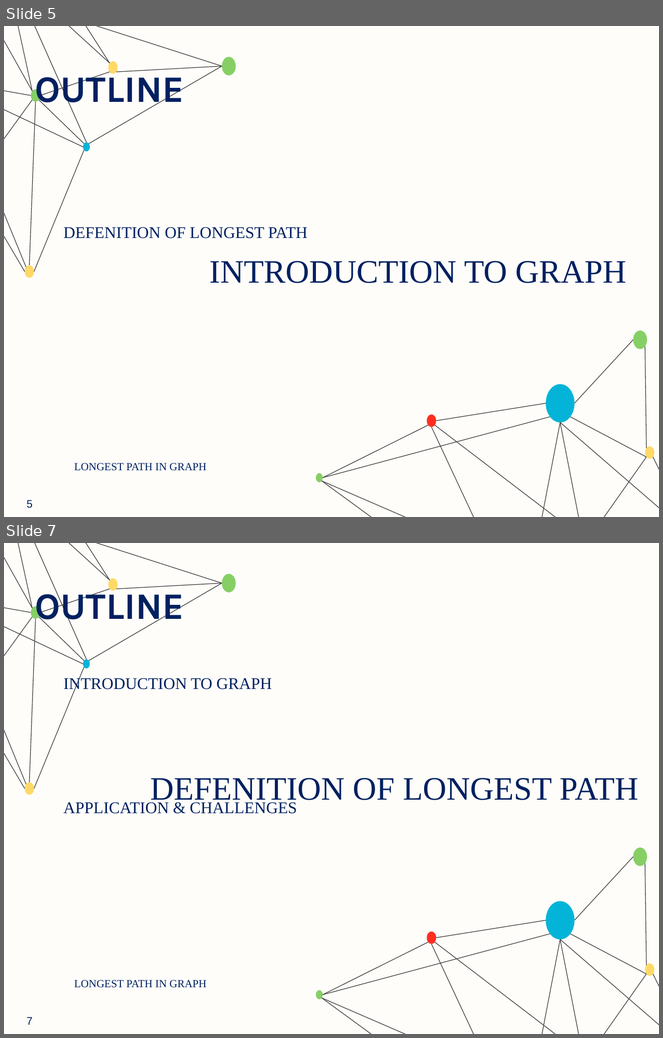
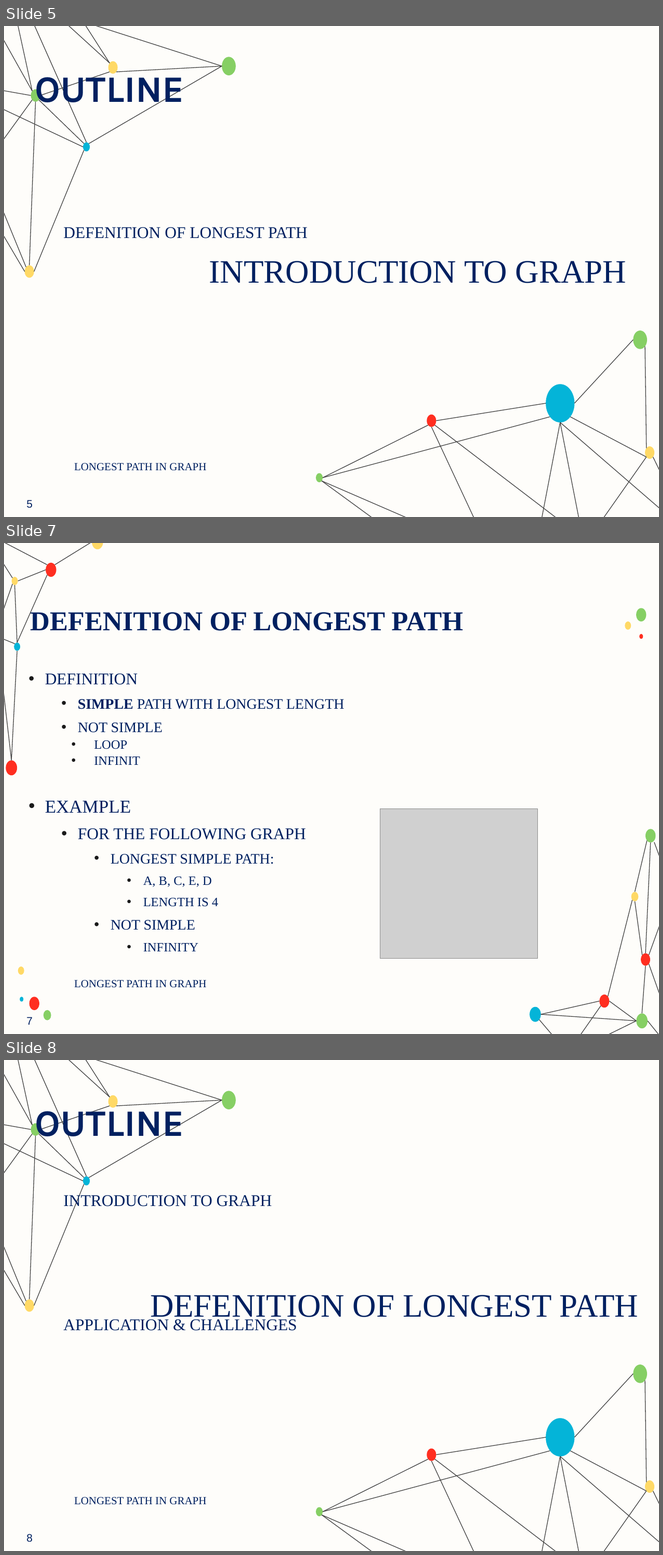
Before and after one commit to ParsaMohammadpour/advanced-algorithm-assignments, a slide deck: presentation/Longest_Path_Problem_in_Graphs.pptx. Shown one above the other, each under a label of ours: slides 5 and 7 before the commit, slides 5, 7 and 8 after it; the slides between them are not shown. The pictures are 663x1038 and 663x1555 pixels, drawn with LibreOffice and Linux fonts; fonts in the diff are those of the drawing; grey boxes stand for pictures; background and template pictures are left out. Boxes give left, top, right and bottom in pixels: in the first picture for what was removed or moved away, otherwise in the second. Text is boxed around its words. In the diff, an @@ line names an element or a change of style, - is before the commit and + after.

```diff
--- a/presentation/Longest_Path_Problem_in_Graphs.pptx
+++ b/presentation/Longest_Path_Problem_in_Graphs.pptx
@@ slide 7 added at box(4, 543, 659, 1034), background #FEFDFA @@
@@ line added from (18, 581) to (46, 570), #434343 0.75 pt @@
@@ title added at box(30, 609, 463, 631), 30 pt, text #002060, bold @@
+DEFENITION OF LONGEST PATH
@@ group added at box(18, 608, 646, 1021): 7 ellipses @@
@@ text added at box(45, 674, 345, 952), 16 pt, text #002060 @@
+• DEFINITION
+  • SIMPLE PATH WITH LONGEST LENGTH
+  • NOT SIMPLE
+  • LOOP
+  • INFINIT
+• EXAMPLE
+  • FOR THE FOLLOWING GRAPH
+    • LONGEST SIMPLE PATH:
+      • A, B, C, E, D
+      • LENGTH IS 4
+    • NOT SIMPLE
+      • INFINITY
@@ picture added at box(380, 809, 538, 958) @@
@@ text added at box(74, 980, 206, 988), 12 pt, text #002060 @@
+LONGEST PATH IN GRAPH
@@ page number added at box(26, 1017, 33, 1025), 12 pt, text #002060 @@
+7
@@ group added at box(4, 543, 659, 1034): 24 lines, 11 ellipses @@
@@ what was slide 7 is now slide 8 @@
@@ page number at box(26, 1534, 33, 1543): text changed @@
-7
+8
```
Also in this commit, not shown: 1 slide changed.
